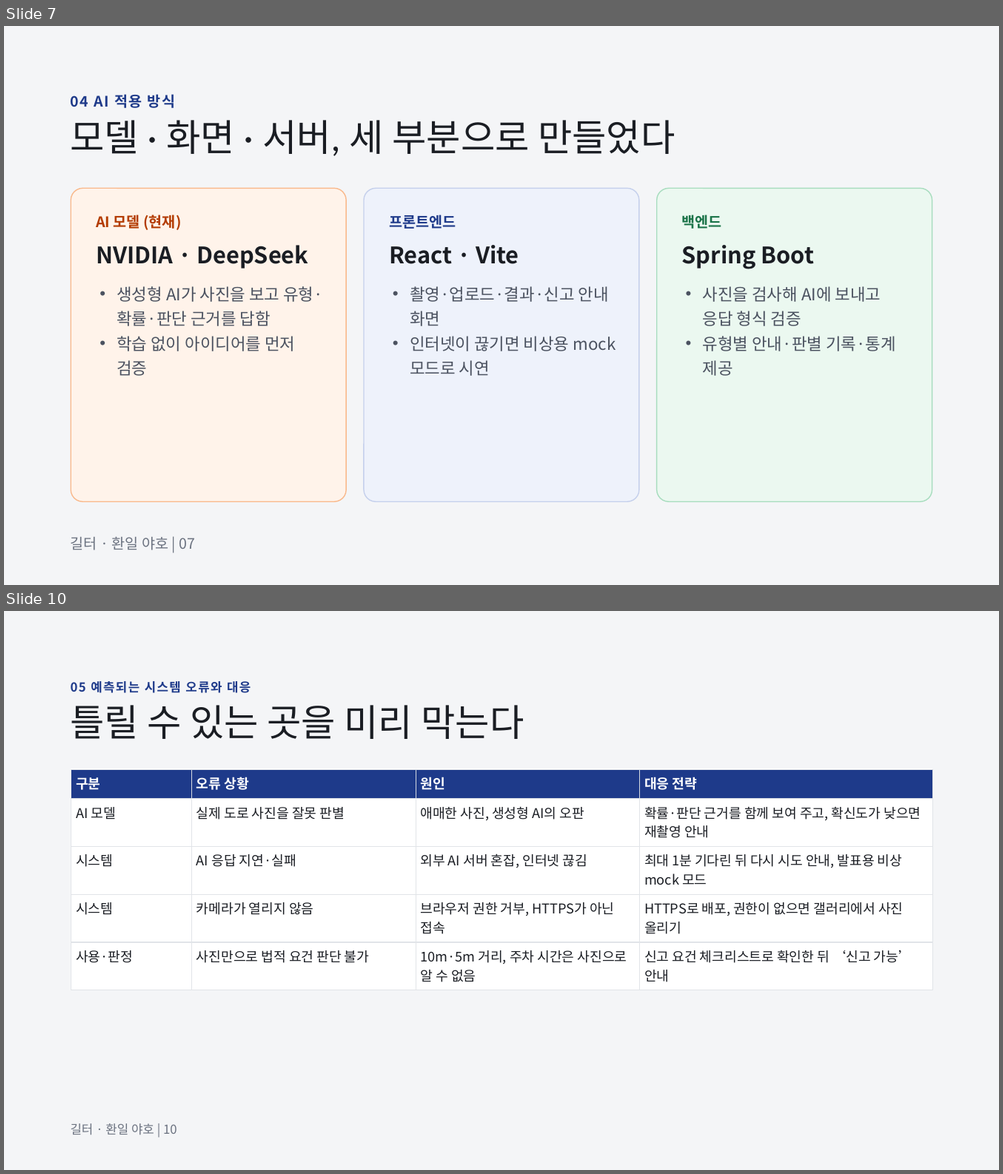
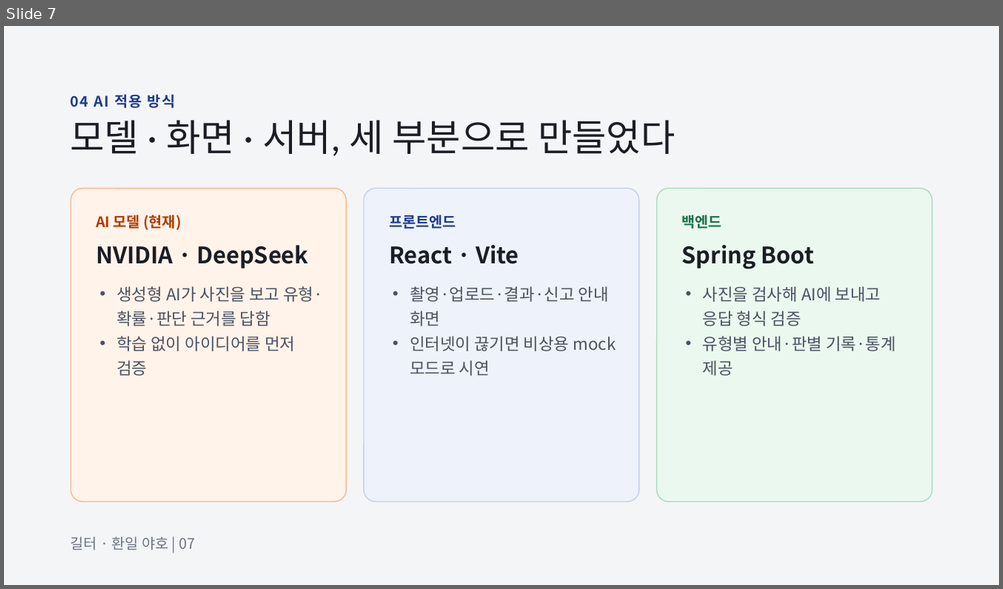
Before and after one commit to ljiomsh/illegal-car-detector, a slide deck: 발표자료/길터_발표자료_최종.pptx. Shown one above the other, each under a label of ours: slides 7 and 10 before the commit, slide 7 after it; the slides between them are not shown. The pictures are 1003x1174 and 1003x589 pixels, drawn with LibreOffice and Linux fonts; fonts in the diff are those of the drawing. Boxes give left, top, right and bottom in pixels: in the first picture for what was removed or moved away, otherwise in the second. Text is boxed around its words. In the diff, an @@ line names an element or a change of style, - is before the commit and + after.

```diff
--- a/발표자료/길터_발표자료_최종.pptx
+++ b/발표자료/길터_발표자료_최종.pptx
@@ slide 10 removed at (x1=4, y1=611, x2=999, y2=1170), background #F4F5F7 @@
@@ text removed at (x1=71, y1=681, x2=250, y2=693) @@
-05 예측되는 시스템 오류와 대응
@@ title removed at (x1=71, y1=705, x2=523, y2=739) @@
-틀릴 수 있는 곳을 미리 막는다
@@ rectangle removed at (x1=71, y1=769, x2=933, y2=990) @@
@@ table removed at (x1=71, y1=770, x2=933, y2=991), 5 rows, 4 columns @@
-구분 | 오류 상황 | 원인 | 대응 전략
-AI 모델 | 실제 도로 사진을 잘못 판별 | 애매한 사진, 생성형 AI의 오판 | 확률·판단 근거를 함께 보여 주고, 확신도가 낮으면 재촬영 안내
-시스템 | AI 응답 지연·실패 | 외부 AI 서버 혼잡, 인터넷 끊김 | 최대 1분 기다린 뒤 다시 시도 안내, 발표용 비상 mock 모드
-시스템 | 카메라가 열리지 않음 | 브라우저 권한 거부, HTTPS가 아닌 접속 | HTTPS로 배포, 권한이 없으면 갤러리에서 사진 올리기
-사용·판정 | 사진만으로 법적 요건 판단 불가 | 10m·5m 거리, 주차 시간은 사진으로 알 수 없음 | 신고 요건 체크리스트로 확인한 뒤 ‘신고 가능’ 안내
@@ text removed at (x1=71, y1=1124, x2=177, y2=1136) @@
-길터 · 환일 야호 | 10
```
Also in this commit, not shown: 4 slides changed, 1 slide added, 1 other slide removed, 1 other file.
